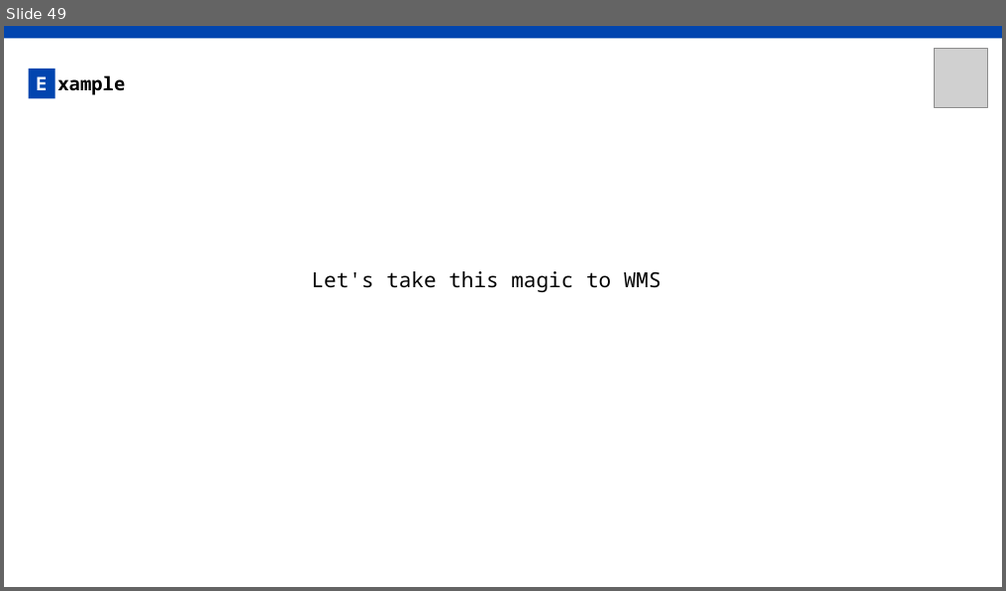
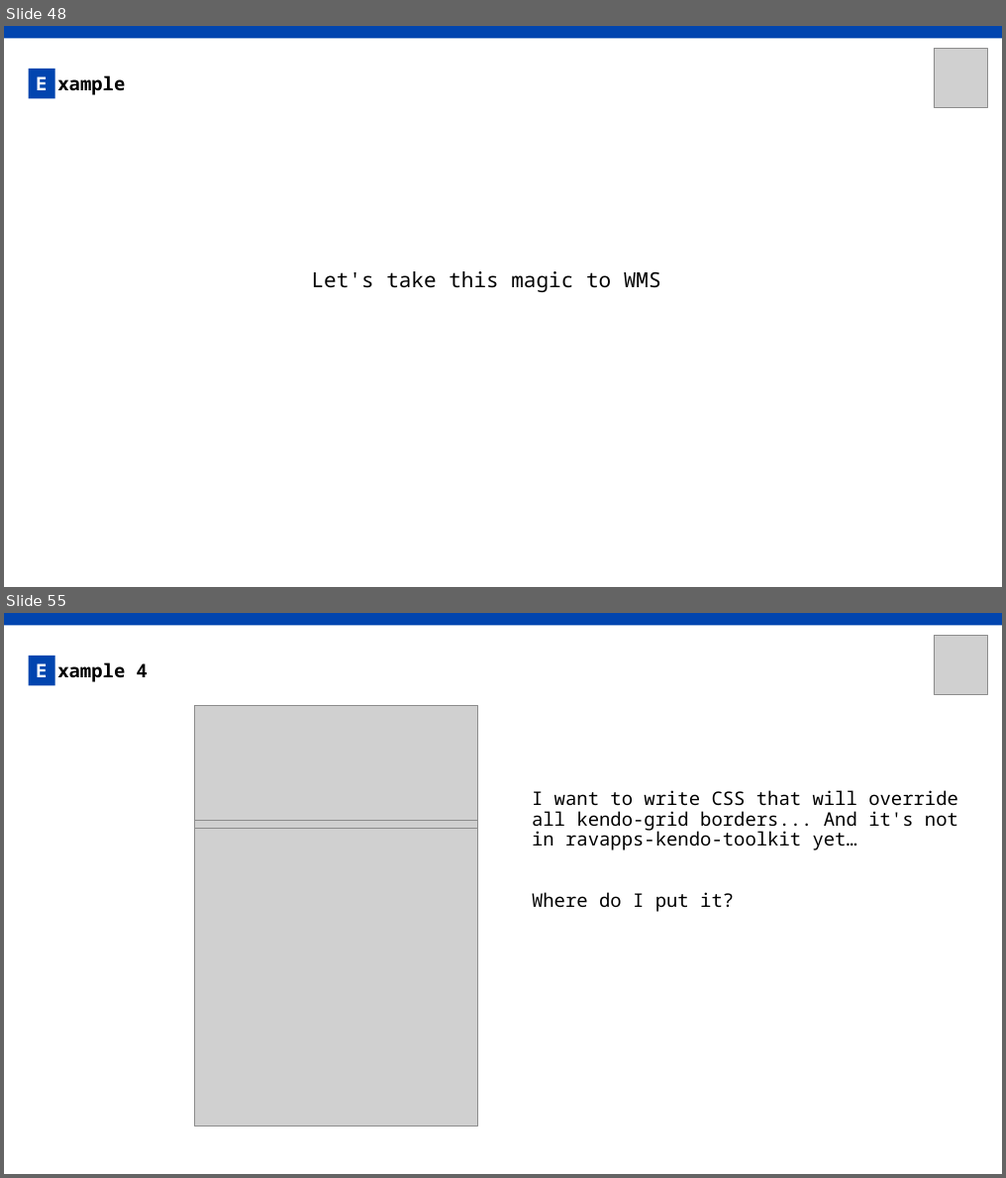
Before and after one commit to AxelPauwels/SEM-BIO, a slide deck: presentation/SEM&BIO.pptx. Shown one above the other, each under a label of ours: slide 49 before the commit, slides 48 and 55 after it; the slides between them are not shown. The pictures are 1006x591 and 1006x1178 pixels, drawn with LibreOffice and Linux fonts; fonts in the diff are those of the drawing; grey boxes stand for pictures. Boxes give left, top, right and bottom in pixels: in the first picture for what was removed or moved away, otherwise in the second. Text is boxed around its words. In the diff, an @@ line names an element or a change of style, - is before the commit and + after.

```diff
--- a/presentation/SEM&BIO.pptx
+++ b/presentation/SEM&BIO.pptx
@@ slide 55 added at bbox=[4, 613, 1002, 1174], background #FFFFFF @@
@@ rectangle added at bbox=[4, 613, 1002, 626], fill #0145AF @@
@@ picture added at bbox=[934, 635, 988, 694] @@
@@ rectangle added at bbox=[29, 656, 55, 685], fill #0145AF, 18 pt, text #FFFFFF, bold @@
+E
@@ text added at bbox=[57, 663, 148, 682], 18 pt, text #000000, bold @@
+xample 4
@@ picture added at bbox=[194, 706, 478, 826] @@
@@ text added at bbox=[532, 790, 958, 912], 18 pt, text #000000 @@
+I want to write CSS that will override all kendo-grid borders... And it's not in ravapps-kendo-toolkit yet…
+Where do I put it?
@@ picture added at bbox=[194, 826, 478, 1126] @@
@@ picture added at bbox=[194, 821, 478, 829] @@
@@ what was slide 49 is now slide 48 @@
```
Also in this commit, not shown: 2 slides changed, 14 other slides added, 1 slide removed.
